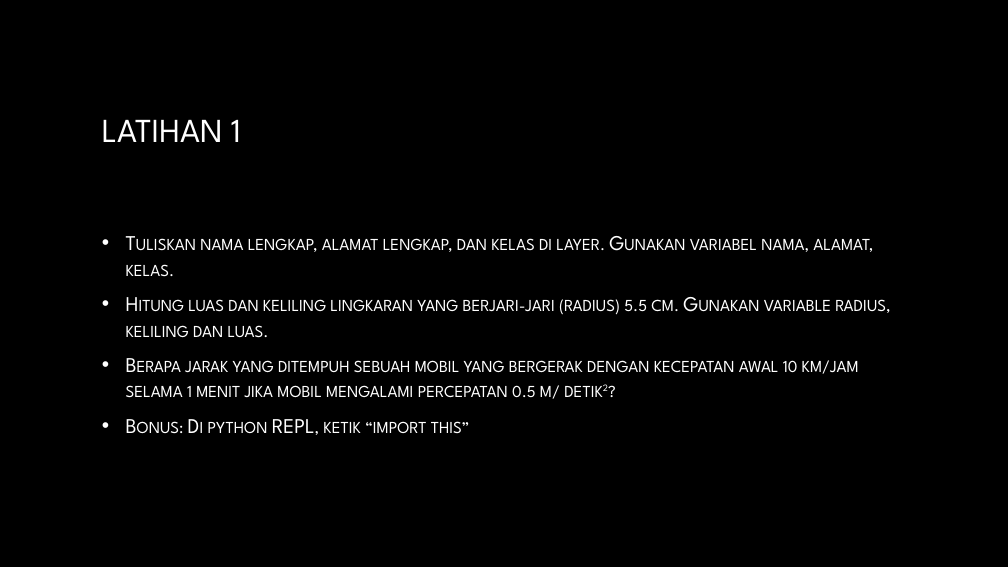
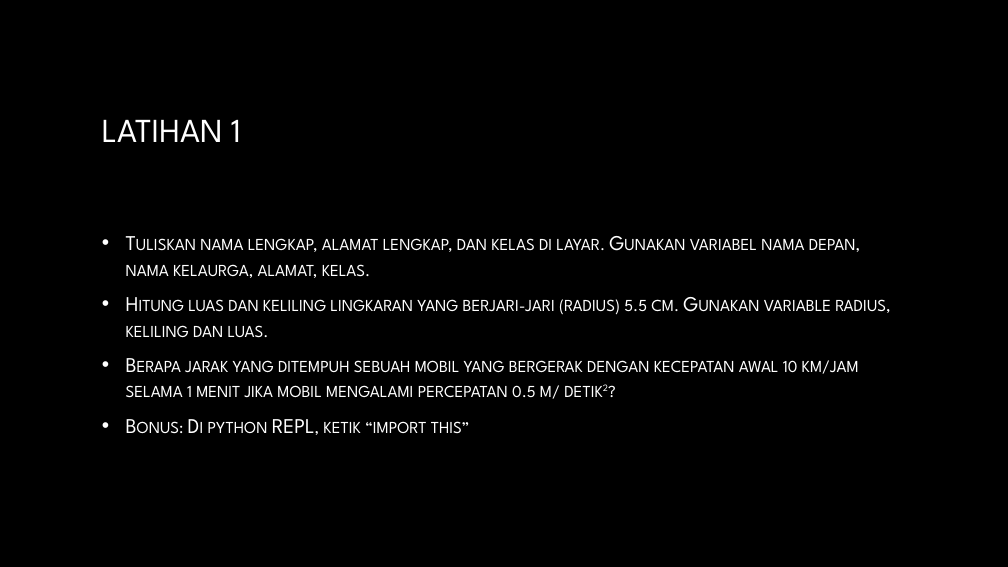
Before and after one commit to msiahaan/BelajarPython, a slide deck: slide 14 of slides/BelajarPython_01_Awal.pptx. Drawn at 1008x567 pixels with LibreOffice and Linux fonts; fonts in the diff are those of the drawing; background and template pictures are left out. Boxes give left, top, right and bottom in pixels: in the first picture for what was removed or moved away, otherwise in the second. Text is boxed around its words. In the diff, an @@ line names an element or a change of style, - is before the commit and + after.

```diff
--- a/slides/BelajarPython_01_Awal.pptx
+++ b/slides/BelajarPython_01_Awal.pptx
@@ text at bbox=[126, 238, 860, 278]: text changed @@
-• Tuliskan nama lengkap, alamat lengkap, dan kelas di layer. Gunakan variabel nama, alamat, kelas.
+• Tuliskan nama lengkap, alamat lengkap, dan kelas di layar. Gunakan variabel nama depan, nama kelaurga, alamat, kelas.
```
Also in this commit, not shown: 8 other slides changed.
